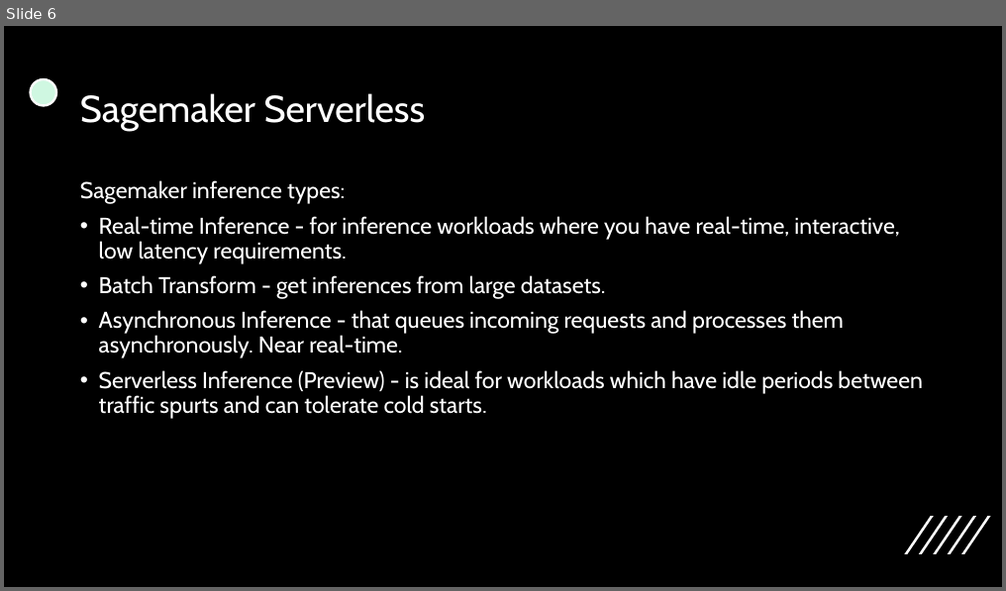
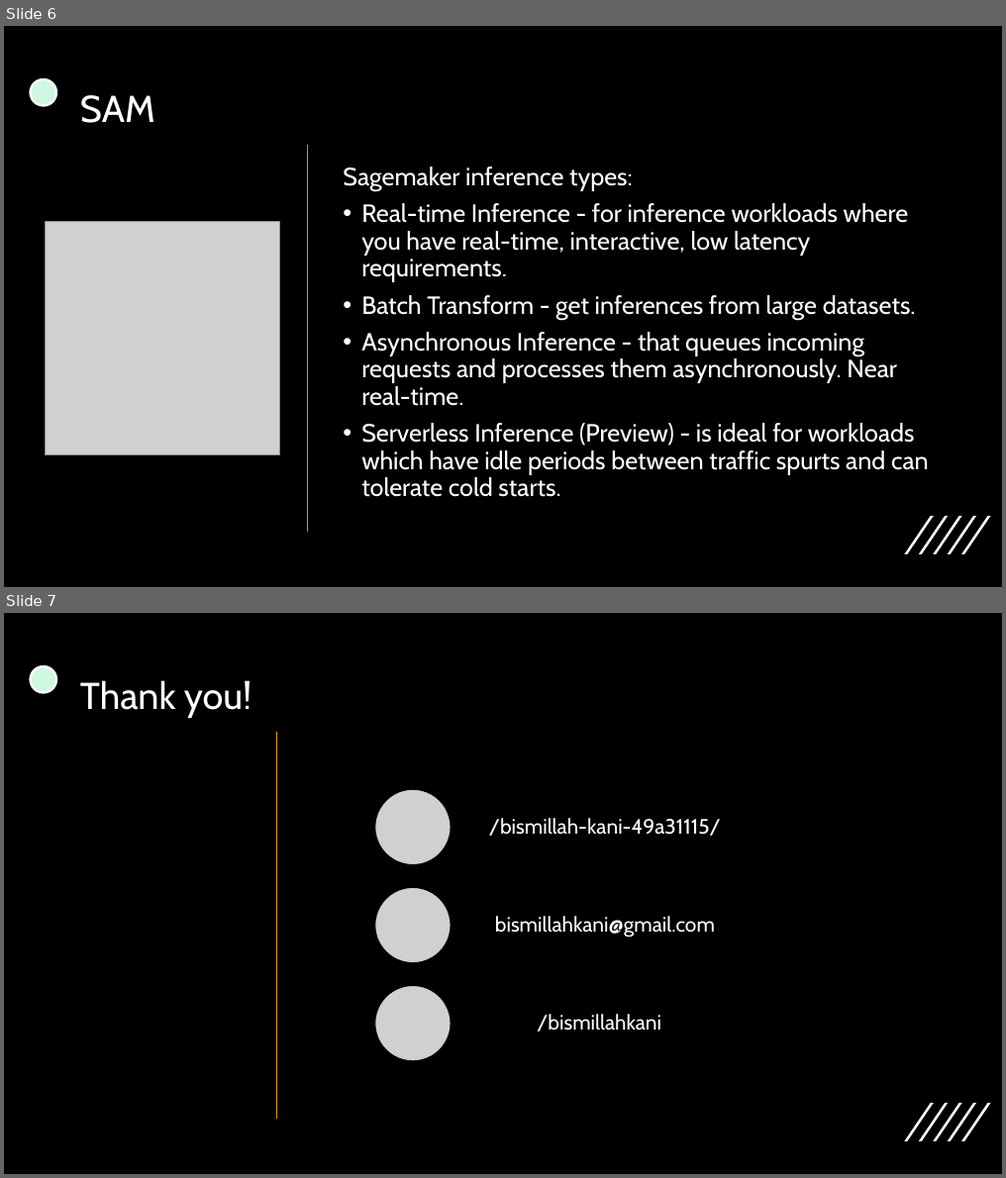
Before and after one commit to bismillahkani/AWS-Serverless-AI, a slide deck: serverless-workshop.pptx. Shown one above the other, each under a label of ours: slide 6 before the commit, slides 6 and 7 after it. The pictures are 1006x591 and 1006x1178 pixels, drawn with LibreOffice and Linux fonts; fonts in the diff are those of the drawing; grey boxes stand for pictures. Boxes give left, top, right and bottom in pixels: in the first picture for what was removed or moved away, otherwise in the second. Text is boxed around its words. In the diff, an @@ line names an element or a change of style, - is before the commit and + after.

```diff
--- a/serverless-workshop.pptx
+++ b/serverless-workshop.pptx
@@ slide 7 added at [4, 613, 1002, 1174], background #000000; not listed: 6 template elements that a slide beside it also shows @@
@@ title added at [80, 680, 252, 718], 36 pt, text #FFFFFF @@
+Thank you!
@@ line added from (276, 731) to (276, 1120), #EA9600 1.5 pt @@
@@ group added at [375, 789, 756, 1061]: 3 pentagon arrows, 3 texts, 3 pictures @@
+/bismillah-kani-49a31115/
+bismillahkani@gmail.com
+/bismillahkani
@@ slide 6 changed as well @@
@@ title at [80, 95, 155, 123]: text changed @@
-Sagemaker Serverless
+SAM
@@ line added from (307, 144) to (307, 533), #EA9600 1.5 pt @@
@@ text "Sagemaker inference types:": place and size @@
-text "Sagemaker inference types:" at [80, 180, 922, 419]
+text "Sagemaker inference types:" at [343, 167, 929, 497]
@@ text "Sagemaker inference types:" at [343, 167, 929, 497]: size 22 to 24 pt @@
@@ picture added at [46, 221, 279, 455] @@
```
Also in this commit, not shown: 5 other slides changed.
